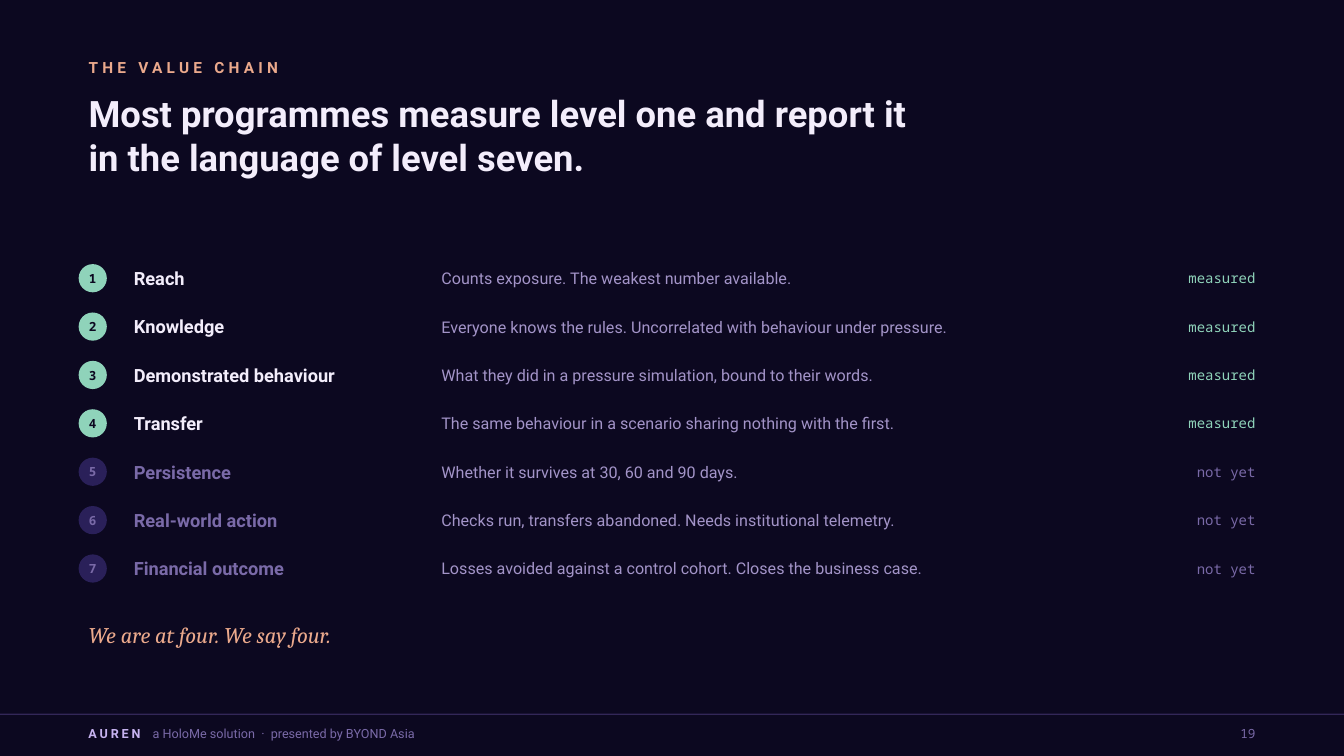
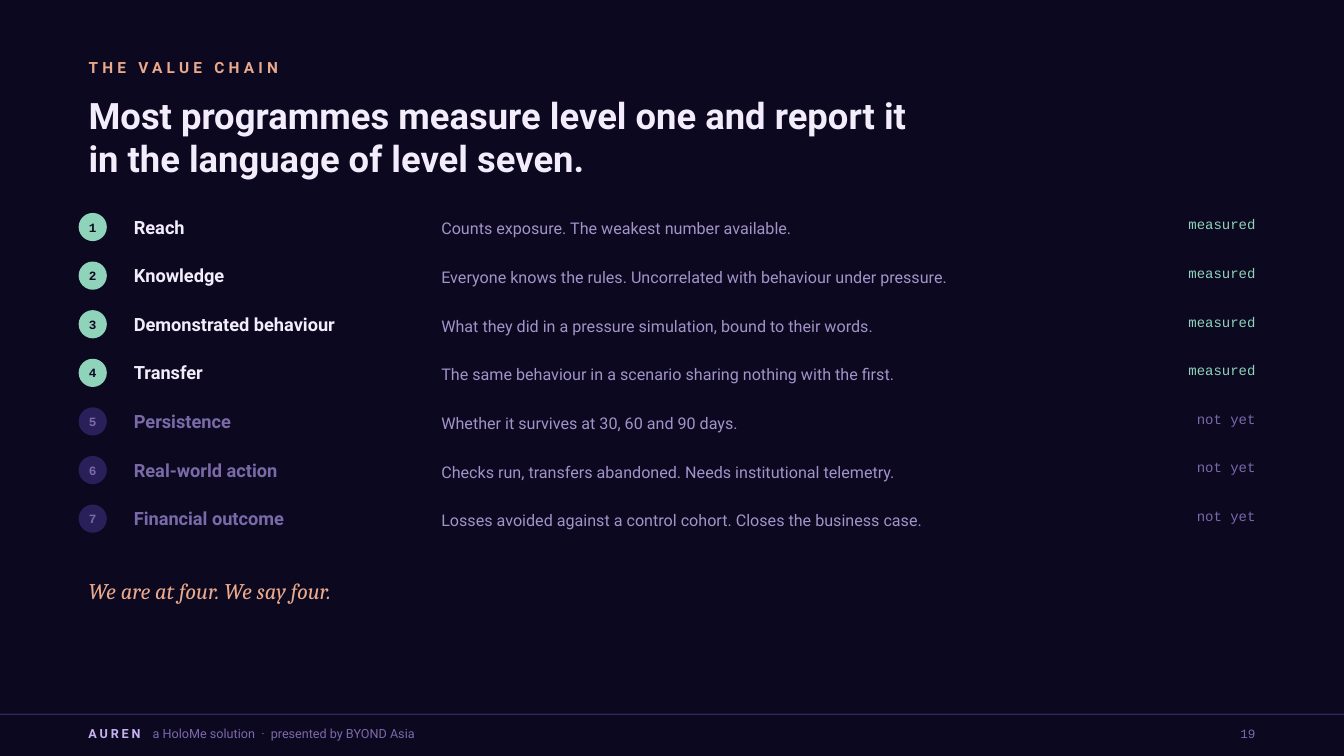
Before and after one commit to Fred-Byond/dengar, a slide deck: slide 20 of docs/AUREN-IOSCO-Pitch-Deck-HoloMe-v2.pptx. Drawn at 1344x756 pixels with LibreOffice and Linux fonts; fonts in the diff are those of the drawing. Boxes give left, top, right and bottom in pixels: in the first picture for what was removed or moved away, otherwise in the second. Text is boxed around its words. In the diff, an @@ line names an element or a change of style, - is before the commit and + after.

```diff
--- a/docs/AUREN-IOSCO-Pitch-Deck-HoloMe-v2.pptx
+++ b/docs/AUREN-IOSCO-Pitch-Deck-HoloMe-v2.pptx
@@ text "Most programmes measure level one ..." at (89, 101, 906, 180): line spacing 1 to 30.7pt @@
@@ text "Counts exposure. The weakest number ...": place and size @@
-text "Counts exposure. The weakest number ..." at (441, 272, 791, 288)
+text "Counts exposure. The weakest number ..." at (441, 222, 791, 238)
@@ 22 texts, 7 ellipses: place and size @@
-22 texts, 7 ellipses at (79, 264, 1255, 648)
+22 texts, 7 ellipses at (79, 213, 1255, 604)
@@ font Noto Sans Mono to Courier New in 7 elements at (89, 515, 97, 523), (89, 320, 97, 329), (89, 368, 97, 377), (89, 418, 97, 426), (89, 467, 97, 475), (89, 223, 97, 232), (89, 271, 97, 280) @@
@@ vertical alignment middle to top in 7 elements at (134, 511, 284, 525), (134, 317, 335, 331), (134, 414, 231, 428), (134, 463, 278, 477), (134, 365, 203, 379), (134, 220, 185, 234), (134, 268, 224, 286) @@
@@ line spacing 1 to 16pt; vertical alignment middle to top in 7 elements at (441, 514, 922, 530), (441, 320, 872, 336), (441, 368, 894, 384), (441, 417, 738, 433), (441, 466, 895, 482), (441, 222, 791, 238), (441, 271, 947, 287) @@
@@ text "Everyone knows the rules. Uncorrelated ...": place and size @@
-text "Everyone knows the rules. Uncorrelated ..." at (441, 321, 947, 337)
+text "Everyone knows the rules. Uncorrelated ..." at (441, 271, 947, 287)
@@ font Noto Sans Mono to Courier New; vertical alignment middle to top in 7 elements at (1197, 512, 1255, 524), (1188, 317, 1255, 327), (1188, 365, 1255, 375), (1197, 415, 1255, 427), (1197, 463, 1255, 475), (1188, 219, 1255, 229), (1188, 268, 1255, 278) @@
@@ text "What they did in a ...": place and size @@
-text "What they did in a ..." at (441, 369, 873, 385)
+text "What they did in a ..." at (441, 320, 872, 336)
@@ text "The same behaviour in a ...": place and size @@
-text "The same behaviour in a ..." at (441, 417, 894, 433)
+text "The same behaviour in a ..." at (441, 368, 894, 384)
@@ text "Whether it survives at 30, ...": place and size @@
-text "Whether it survives at 30, ..." at (441, 466, 738, 482)
+text "Whether it survives at 30, ..." at (441, 417, 738, 433)
@@ text "Checks run, transfers abandoned. Needs ...": place and size @@
-text "Checks run, transfers abandoned. Needs ..." at (441, 514, 895, 530)
+text "Checks run, transfers abandoned. Needs ..." at (441, 466, 895, 482)
@@ text "Losses avoided against a control ...": place and size @@
-text "Losses avoided against a control ..." at (441, 562, 922, 578)
+text "Losses avoided against a control ..." at (441, 514, 922, 530)
@@ text "We are at four. We ..." at (89, 583, 331, 604): line spacing 1 to 24pt; vertical alignment middle to top @@
```
Also in this commit, not shown: 33 other slides changed, 11 other files.
